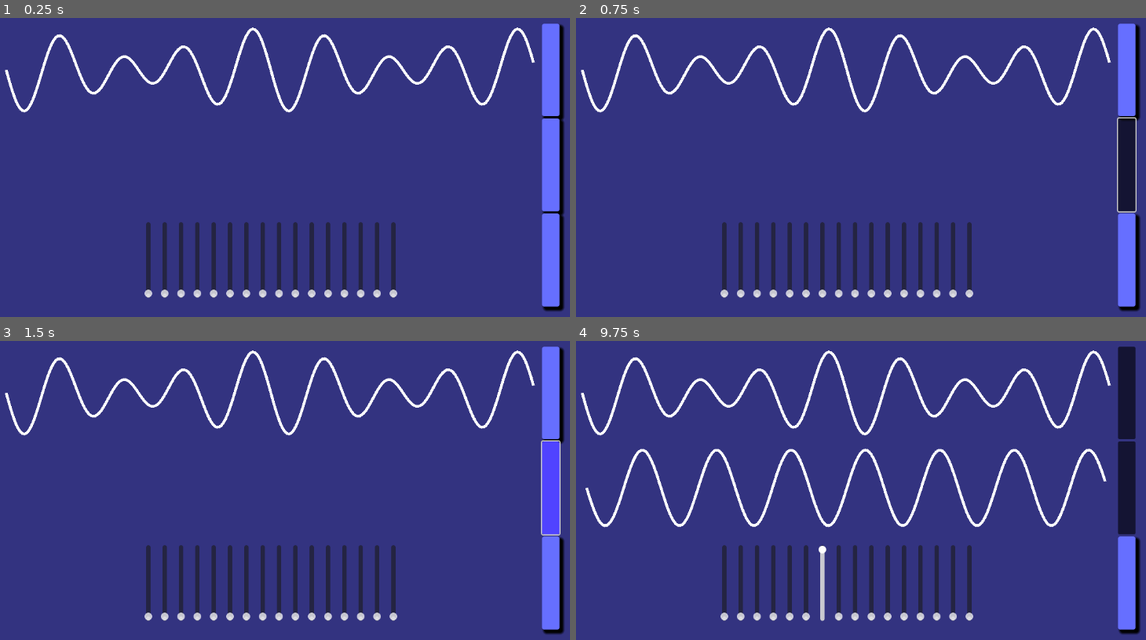
Above: before the commit, frames 1-4 (two rows, left to right).
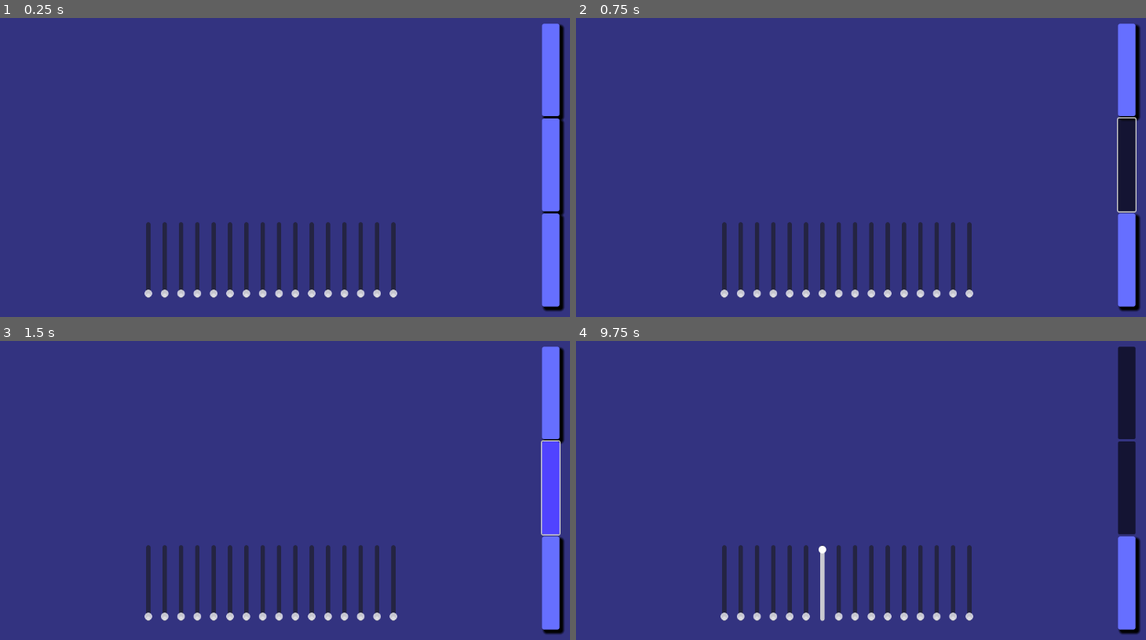
Above: after the commit, the same moments.

Repository: ViperZer0/minijam-179
Game: Godot game, scene res://scene/main/main.tscn
Two runs of this game, one before a commit and one after it. Both use one fixed random seed, a clock stepped at 60 frames per second and the inputs below.
Inputs (mouse positions are in pixels of both pictures, inside the frame that each line leads up to):
- Up to frame 1 (0.25 s): no input
- Up to frame 2 (0.75 s): click "Play" at 0.5 s
- Up to frame 3 (1.5 s): click "Play" at 1.25 s
- Up to frame 4 (9.75 s): click "Listen" at 2 s; click "Check Answer" at 2.75 s; click "Listen" at 3.5 s; click "Check Answer" at 4.25 s; click "Listen" at 5 s; click "Play" at 5.75 s; click "Check Answer" at 6.5 s; tap Enter at 7.25, 8.75 s; move the mouse to (992, 469) at 7.27 s; hold Space (play) 7.28-8 s; click (992, 469) at 7.42 s; drag from (729, 505) to (826, 559) at 8.02 s; move the mouse to (918, 409) at 8.77 s; hold Space (play) 8.78-9.5 s; click (918, 409) at 8.92 s; drag from (826, 559) to (667, 436) at 9.52 s

The runs differ from the first frame. In frame 1, 2.0% of the frame differs, in the area x 0-94%, y 3-32%; in frame 2, 2.0%; in frame 3, 2.0%; in frame 4, 4.3%, in the area x 0-94%, y 3-63%.
Error after the commit: Parse Error: Identifier "harmonic_chance" not declared in the current scope. (res://scene/main/main.gd:22)

Commit message:
Changed harmonic generation randomness
Now there is a set number of harmonics generated, but which ones are
chosen is random

Diff:
--- a/godot/scene/main/main.gd
+++ b/godot/scene/main/main.gd
@@ -1,10 +1,11 @@
 extends MarginContainer
+class_name Main
 ## Number of harmonics to use
 @export var num_harmonics: int = 16
 ## Threshold before a given answer is approved as a success
 @export var error_threshold: float = 0.05
-## Chance of including any given harmonic
-@export var harmonic_chance: float = 0.3
+## How many harmonics the target tone should have.
+@export var num_target_harmonics: int = 2
 
 @export_file("*.tscn") var win_transition_path: String = ""
 @onready var _win_transition_scene: PackedScene = load(win_transition_path)
--- a/godot/src/harmonics.gd
+++ b/godot/src/harmonics.gd
@@ -71,18 +71,22 @@
 
 	return self
 
-static func generate_random_harmonics(num_harmonics: int, include_harmonic_chance: float) -> Harmonics:
+static func generate_random_harmonics(num_harmonics: int, num_include_harmonics: float) -> Harmonics:
 	var new_harmonics = Harmonics.new()
-	var any_harmonics_generated: bool = false
-	## Keep trying until we generate at least *one* harmonic
-	while !any_harmonics_generated:
-		new_harmonics = Harmonics.new()
-		for i in range(0, num_harmonics):
-			if randf() < include_harmonic_chance:
-				var strength = randf()
-				new_harmonics.harmonics.push_back(Harmonic.new(i, strength))
-				any_harmonics_generated = true
-			else:
-				new_harmonics.harmonics.push_back(Harmonic.new(i, 0.0))
+
+	# generate all harmonics, then pick the ones to fill out
+	for i in range(0, num_harmonics):
+		new_harmonics.harmonics.push_back(Harmonic.new(i, 0.0))
+
+	# Add x number of harmonics
+	for i in range(0, num_include_harmonics):
+		# pick one at random
+		var candidate_harmonic: Harmonic = new_harmonics.harmonics[randi() % new_harmonics.size()]
+		# Keep searching until we find one that isn't already chosen
+		while candidate_harmonic.harmonic_strength > 0.0:
+			candidate_harmonic = new_harmonics.harmonics[randi() % new_harmonics.size()]
+
+		# Set the new harmonics strength
+		candidate_harmonic.harmonic_strength = randf()
 
 	return new_harmonics
